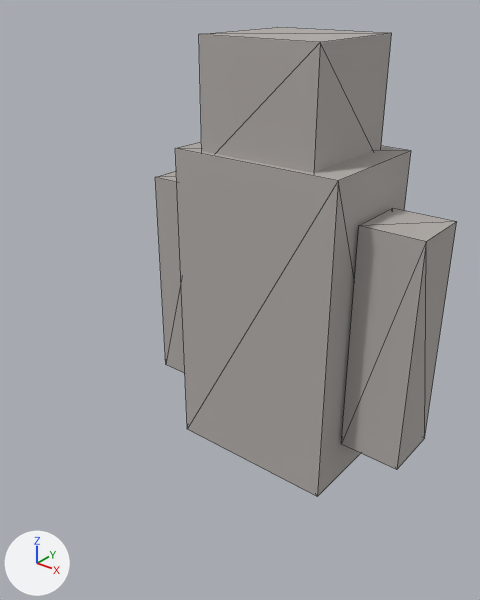
Two versions of the glTF model public/model/quaternius/monsters/Wolf.glb, one commit apart.
Before and after are seen from a 50 mm lens placed at (1.026, -1.512, 1.55), pointed at (-0.09, -0.117, 0.685). Lighting does not change. The marker at lower left points along +X, +Y and +Z. The picture after the commit comes second. Mesh edges are drawn as thin lines. Vertices at exactly the same position are counted once.

The older version as bpy lines, for what is in view:
```python
me_wolf = bpy.data.meshes.new('Wolf')
me_wolf.from_pydata(...)  # a box spanning x -0.26..0.26, y -0.19..0.19, z 0.175..1.125; a box spanning x -0.18..0.18, y -0.17..0.17, z 1.08..1.42; a box spanning x -0.45..-0.27, y -0.09..0.09, z 0.31..0.99; a box spanning x 0.27..0.45, y -0.09..0.09, z 0.31..0.99
me_wolf.materials.append(mat_monsters_wolf_material)  # grey #b3adaa
ob_filler_wolf = bpy.data.objects.new('filler_Wolf', me_wolf)
ob_filler_wolf.location = (0.0, 0.0, 0.0)
```
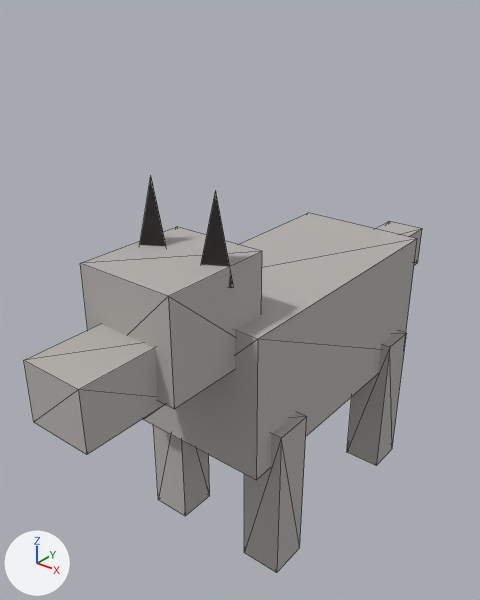
Boxes [x1, y1, x2, y2] around the edits, measured in the pictures (480 x 600 px):
```json
{"object": "filler_Wolf", "change": "reshaped", "before": [155, 27, 457, 497], "after": [24, 178, 422, 573], "on screen": "32% wider, 16% shorter"}
{"part": 1, "of": "me_wolf", "change": "added", "after": [143, 213, 417, 480]}
{"part": 2, "of": "me_wolf", "change": "added", "after": [80, 227, 262, 409]}
{"part": 3, "of": "me_wolf", "change": "added", "after": [24, 324, 165, 455]}
{"part": 4, "of": "me_wolf", "change": "added", "after": [153, 425, 210, 516]}
{"part": 5, "of": "me_wolf", "change": "added", "after": [244, 413, 307, 573]}
{"part": 6, "of": "me_wolf", "change": "added", "after": [347, 331, 407, 466]}
{"part": 7, "of": "me_wolf", "change": "added", "after": [376, 221, 422, 265]}
{"part": 8, "of": "me_wolf", "change": "deleted", "before": [175, 142, 411, 497]}
{"part": 9, "of": "me_wolf", "change": "deleted", "before": [199, 27, 392, 173]}
{"part": 10, "of": "me_wolf", "change": "deleted", "before": [155, 171, 185, 373]}
{"part": 11, "of": "me_wolf", "change": "deleted", "before": [341, 208, 457, 470]}
{"part": 12, "of": "me_wolf", "change": "added", "after": [140, 178, 234, 288]}
```

The change, as JSON lines over the scene's bpy script:
```json
{"block": "me_wolf", "where": "# used by ob_filler_wolf; location = (0.0, 0.0, 0.0)"}
{"block": "me_wolf", "where": "# verts and faces of me_wolf; kept vertices keep their numbers, new ones are numbered from 32"}
{"op": "remove", "block": "me_wolf", "code": "me_wolf.from_pydata(...)  # 32 vertices, 48 faces; spans x -0.45..0.45, y -0.19..0.19, z 0.175..1.42"}
{"op": "add", "block": "me_wolf", "code": "me_wolf.from_pydata(...)  # 72 vertices, 104 faces; spans x -0.24..0.24, y -0.85..0.79, z 0.0..1.13"}
{"block": "me_wolf", "change": "me_wolf part 1: a new loose piece, a box spanning x -0.21..0.21, y -0.425..0.425, z 0.37..0.79, in mat_monsters_wolf_material (grey #b5b1ad)"}
{"block": "me_wolf", "change": "me_wolf part 2: a new loose piece, a box spanning x -0.14..0.14, y -0.64..-0.32, z 0.68..0.96, in mat_monsters_wolf_material (grey #b5b1ad)"}
{"block": "me_wolf", "change": "me_wolf part 3: a new loose piece, a box spanning x -0.09..0.09, y -0.85..-0.59, z 0.66..0.82, in mat_monsters_wolf_material (grey #b5b1ad)"}
{"block": "me_wolf", "change": "me_wolf part 4: a new loose piece, a box spanning x -0.24..-0.12, y -0.36..-0.24, z 0.0..0.48, in mat_monsters_wolf_material (grey #b5b1ad)"}
{"block": "me_wolf", "change": "me_wolf part 5: a new loose piece, a box spanning x 0.12..0.24, y -0.36..-0.24, z 0.0..0.48, in mat_monsters_wolf_material (grey #b5b1ad)"}
{"block": "me_wolf", "change": "me_wolf part 6: a new loose piece, a box spanning x 0.12..0.24, y 0.24..0.36, z 0.0..0.48, in mat_monsters_wolf_material (grey #b5b1ad)"}
{"block": "me_wolf", "change": "me_wolf part 7: a new loose piece, a box spanning x -0.07..0.07, y 0.37..0.79, z 0.55..0.69, in mat_monsters_wolf_material (grey #b5b1ad)"}
{"block": "me_wolf", "change": "me_wolf part 8: the loose piece of 8 vertices spanning x -0.26..0.26, y -0.19..0.19, z 0.175..1.125 is deleted"}
{"block": "me_wolf", "change": "me_wolf part 9: the loose piece of 8 vertices spanning x -0.18..0.18, y -0.17..0.17, z 1.08..1.42 is deleted"}
{"block": "me_wolf", "change": "me_wolf part 10: the loose piece of 8 vertices spanning x -0.45..-0.27, y -0.09..0.09, z 0.31..0.99 is deleted"}
{"block": "me_wolf", "change": "me_wolf part 11: the loose piece of 8 vertices spanning x 0.27..0.45, y -0.09..0.09, z 0.31..0.99 is deleted"}
{"block": "me_wolf", "change": "me_wolf part 12"}
{"op": "add", "block": "me_wolf", "code": "verts[32] = (-0.05, -0.44, 0.91)"}
{"op": "add", "block": "me_wolf", "code": "verts[33] = (-0.125, -0.483, 0.91)"}
{"op": "add", "block": "me_wolf", "code": "verts[34] = (-0.125, -0.397, 0.91)"}
{"op": "add", "block": "me_wolf", "code": "verts[35] = (-0.1, -0.44, 1.13)"}
{"op": "add", "block": "me_wolf", "code": "verts[36] = (0.15, -0.44, 0.91)  # pixel (233, 287)"}
{"op": "add", "block": "me_wolf", "code": "verts[37] = (0.075, -0.483, 0.91)"}
{"op": "add", "block": "me_wolf", "code": "verts[38] = (0.075, -0.397, 0.91)"}
{"op": "add", "block": "me_wolf", "code": "verts[39] = (0.1, -0.44, 1.13)  # pixel (215, 190)"}
{"op": "add", "block": "me_wolf", "code": "faces += [(32, 34, 33), (32, 33, 35), (33, 34, 35), (32, 35, 34), (36, 38, 37), (36, 37, 39)]"}
{"op": "add", "block": "me_wolf", "code": "faces += [(37, 38, 39), (36, 39, 38)]"}
{"block": "me_wolf", "change": "other edits to the shape of me_wolf do not show in these pictures"}
```
